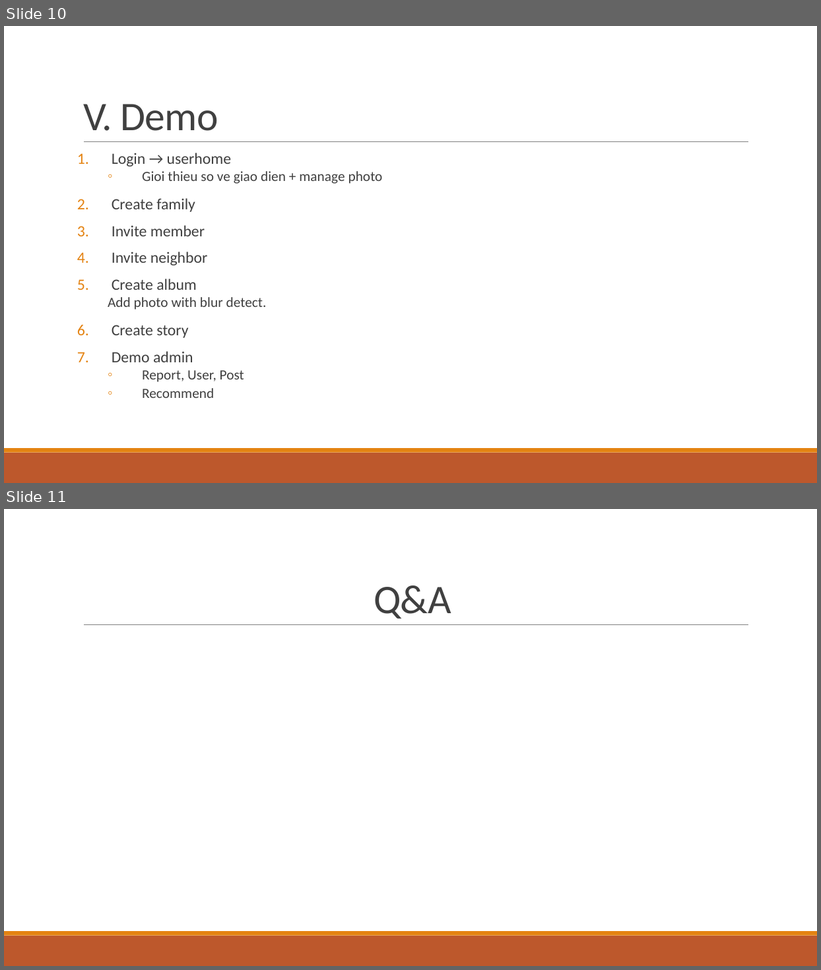
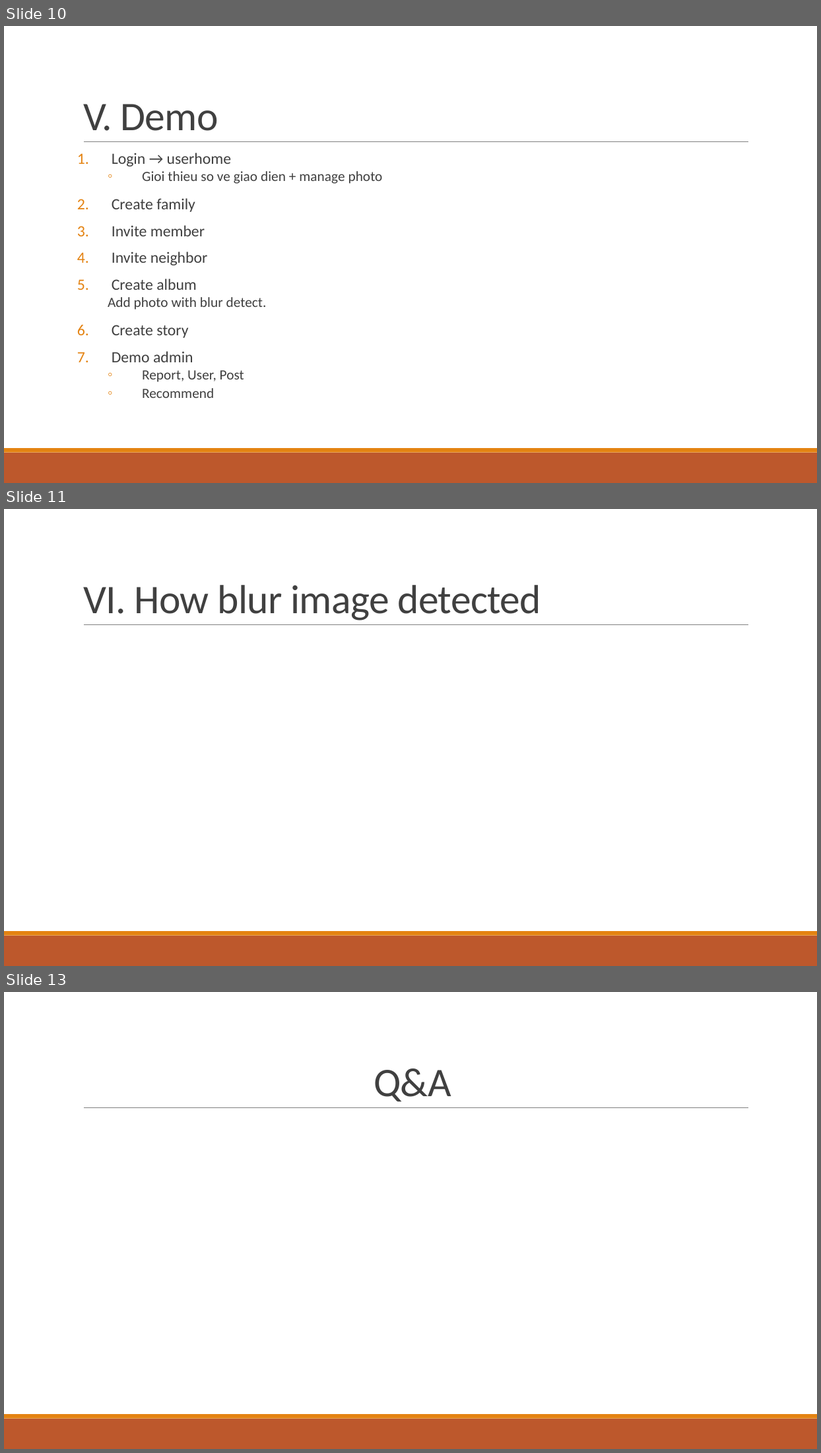
Before and after one commit to sivarajankumar/famsam, a slide deck: Family Album Sharing System.pptx. Shown one above the other, each under a label of ours: slides 10 and 11 before the commit, slides 10, 11 and 13 after it; the slides between them are not shown. The pictures are 821x970 and 821x1453 pixels, drawn with LibreOffice and Linux fonts; fonts in the diff are those of the drawing. Boxes give left, top, right and bottom in pixels: in the first picture for what was removed or moved away, otherwise in the second. Text is boxed around its words. In the diff, an @@ line names an element or a change of style, - is before the commit and + after.

```diff
--- a/Family Album Sharing System.pptx
+++ b/Family Album Sharing System.pptx
@@ slide 11 added at <box>4,509,817,966</box>, background #FFFFFF; not listed: 3 template elements that a slide beside it also shows @@
@@ title added at <box>83,585,541,621</box>, 48 pt, text #404040 @@
+VI. How blur image detected
@@ what was slide 11 is now slide 13 @@
```
Also in this commit, not shown: 1 other slide added.
